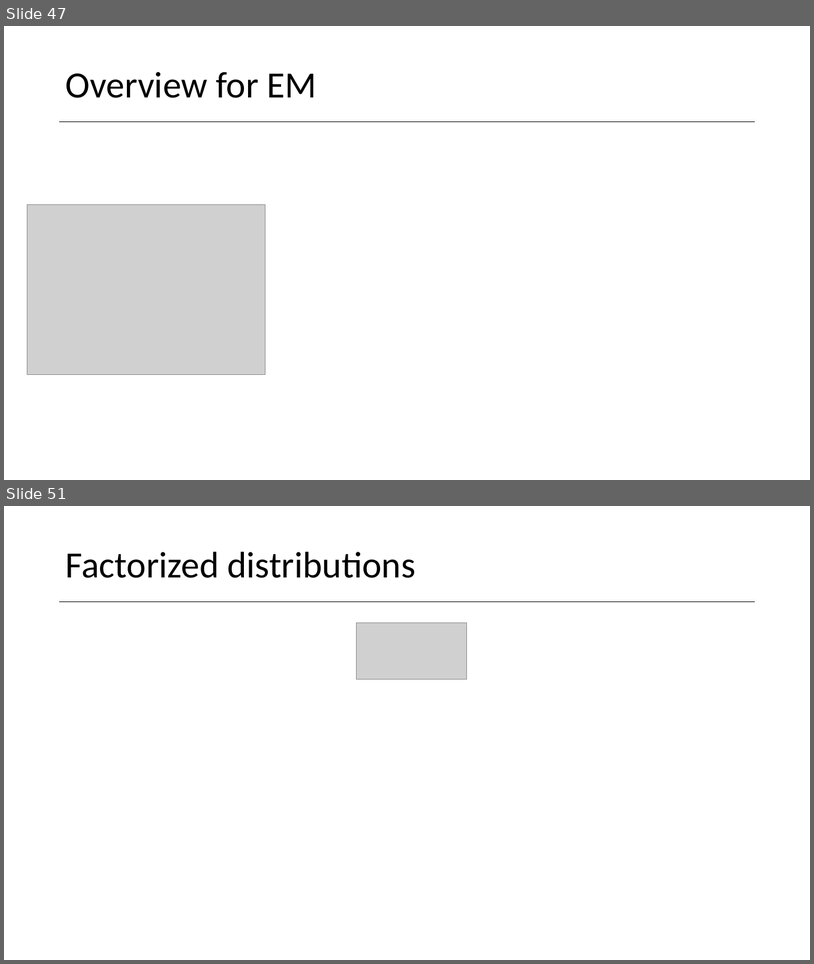
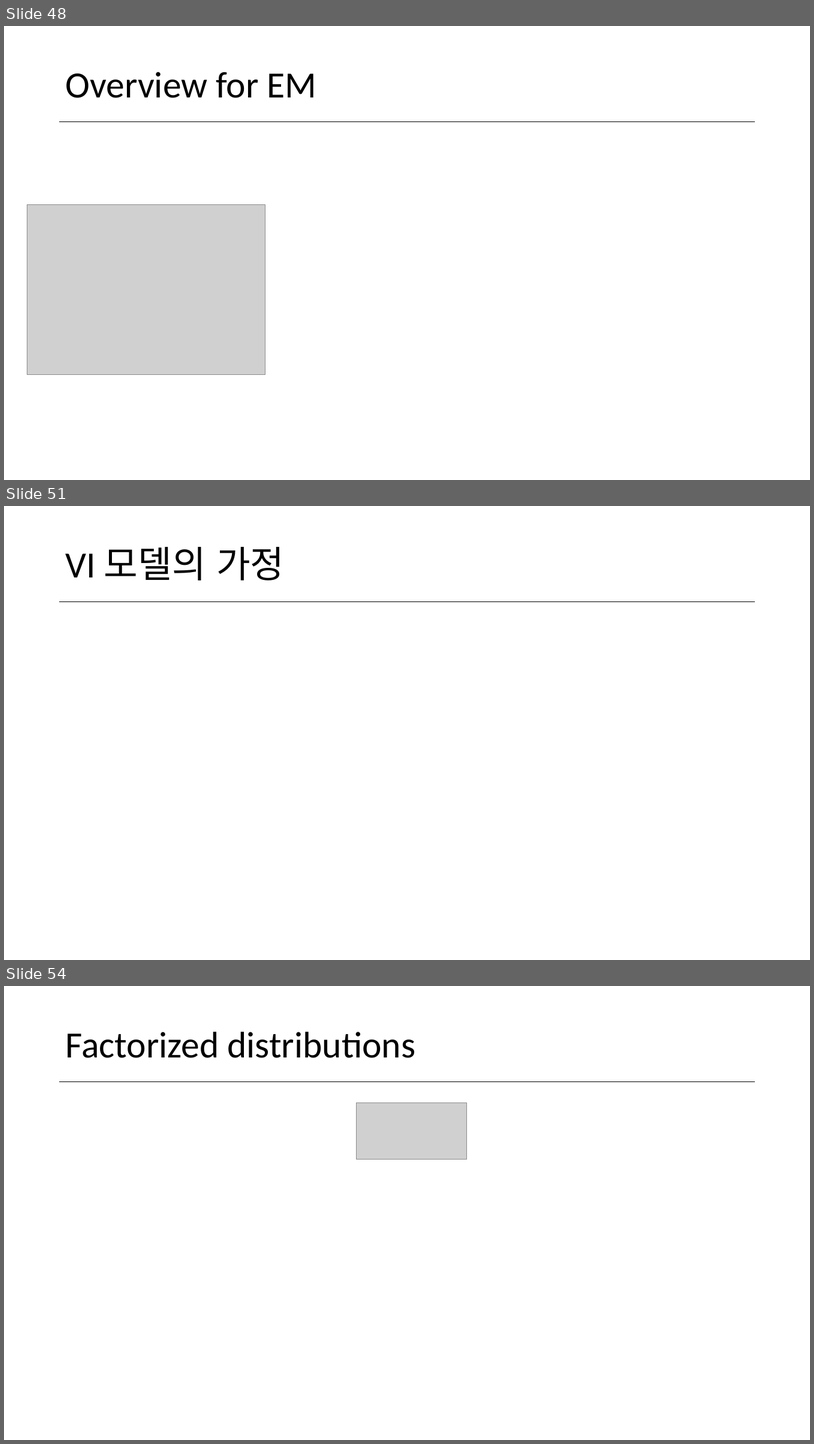
Before and after one commit to norman3/vi, a slide deck: vi.pptx. Shown one above the other, each under a label of ours: slides 47 and 51 before the commit, slides 48, 51 and 54 after it; the slides between them are not shown. The pictures are 814x964 and 814x1444 pixels, drawn with LibreOffice and Linux fonts; fonts in the diff are those of the drawing; grey boxes stand for pictures. Boxes give left, top, right and bottom in pixels: in the first picture for what was removed or moved away, otherwise in the second. Text is boxed around its words. In the diff, an @@ line names an element or a change of style, - is before the commit and + after.

```diff
--- a/vi.pptx
+++ b/vi.pptx
@@ slide 51 added at (4, 506, 810, 960), background #FFFFFF; not listed: 1 template element that a slide beside it also shows @@
@@ title added at (65, 547, 284, 580), 44 pt, text #000000 @@
+VI 모델의 가정
@@ what was slide 47 is now slide 48 @@
@@ what was slide 51 is now slide 54 @@
```
Also in this commit, not shown: 3 slides changed, 2 other slides added, 1 other file.
